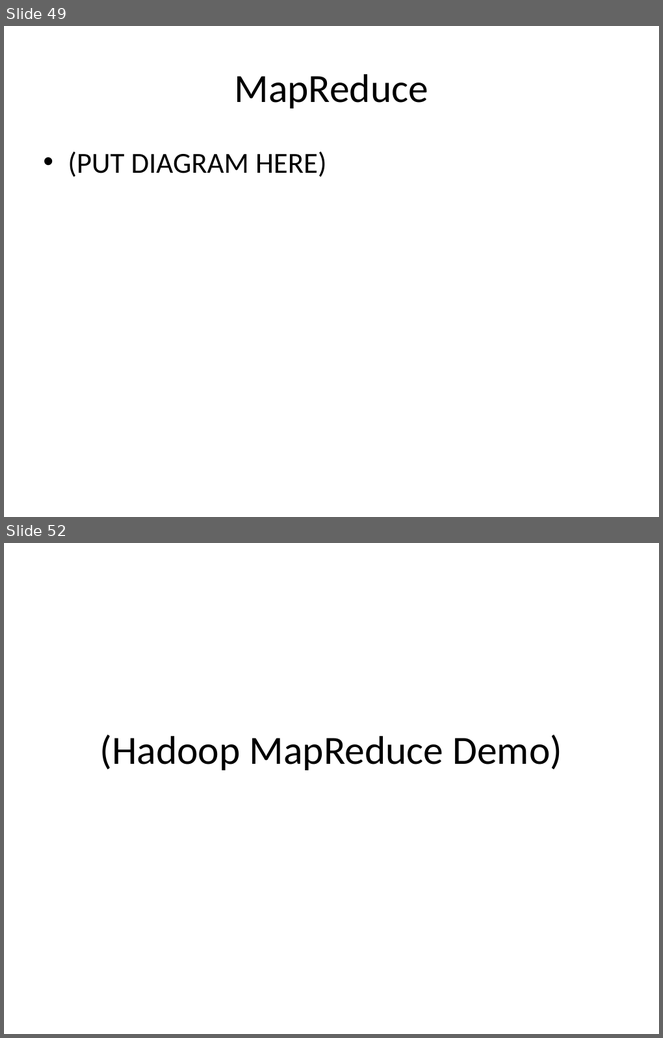
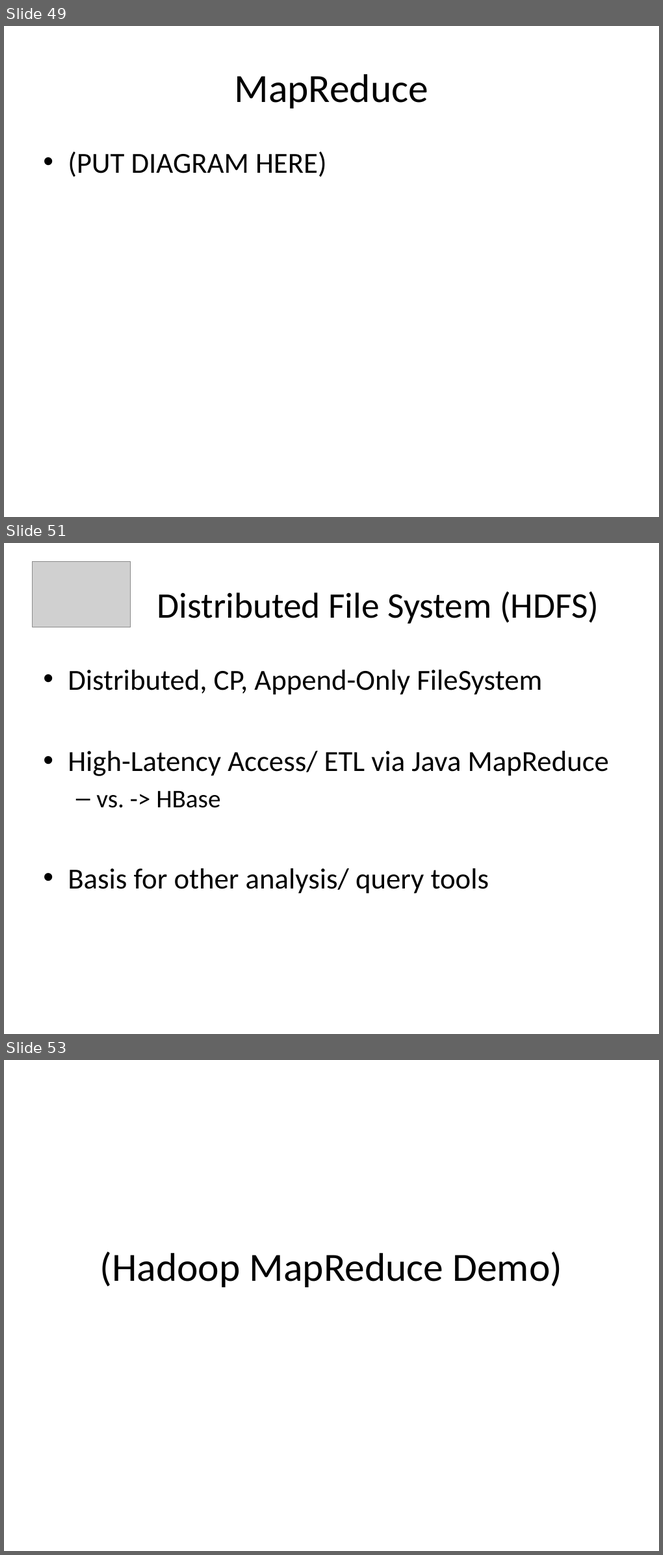
Before and after one commit to alexdgarland/database-demos, a slide deck: Slides/Not Only SQL - Picking A Database for DotNET.pptx. Shown one above the other, each under a label of ours: slides 49 and 52 before the commit, slides 49, 51 and 53 after it; the slides between them are not shown. The pictures are 663x1038 and 663x1555 pixels, drawn with LibreOffice and Linux fonts; fonts in the diff are those of the drawing; grey boxes stand for pictures. Boxes give left, top, right and bottom in pixels: in the first picture for what was removed or moved away, otherwise in the second. Text is boxed around its words. In the diff, an @@ line names an element or a change of style, - is before the commit and + after.

```diff
--- a/Slides/Not Only SQL - Picking A Database for DotNET.pptx
+++ b/Slides/Not Only SQL - Picking A Database for DotNET.pptx
@@ slide 51 added at (x1=4, y1=543, x2=659, y2=1034), background #FFFFFF @@
@@ picture added at (x1=32, y1=562, x2=131, y2=627) @@
@@ title added at (x1=157, y1=591, x2=599, y2=624), 39.6 pt, text #000000 @@
+Distributed File System (HDFS)
@@ text added at (x1=68, y1=670, x2=609, y2=894), 32 pt, text #000000 @@
+• Distributed, CP, Append-Only FileSystem
+• High-Latency Access/ ETL via Java MapReduce
+  – vs. -> HBase
+• Basis for other analysis/ query tools
@@ what was slide 52 is now slide 53 @@
```
Also in this commit, not shown: 8 slides changed, 1 other slide added, 1 slide removed.
